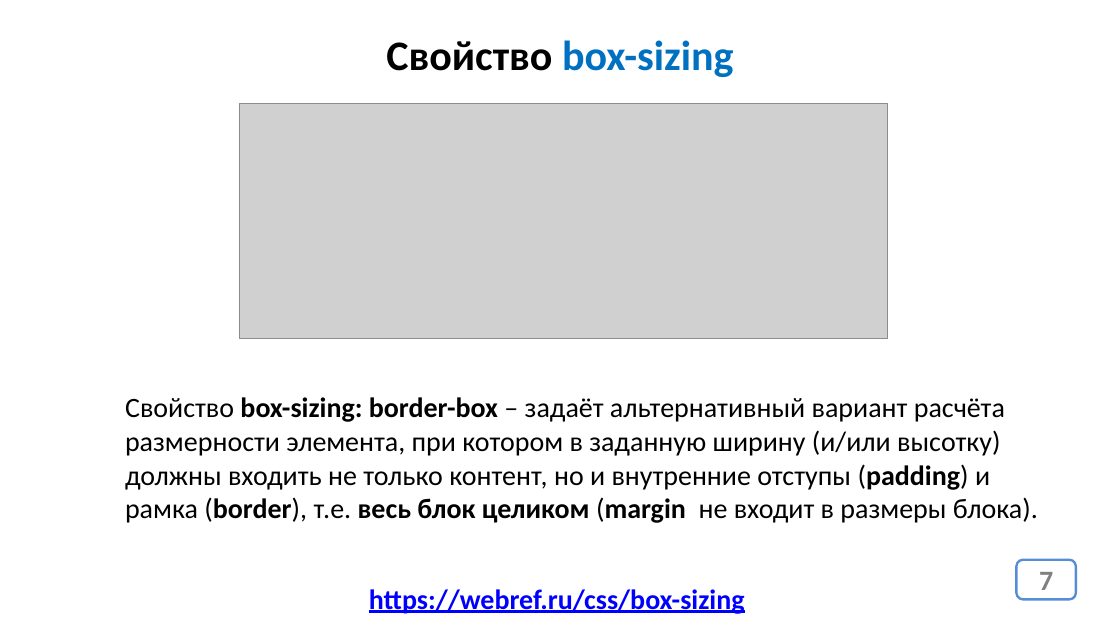
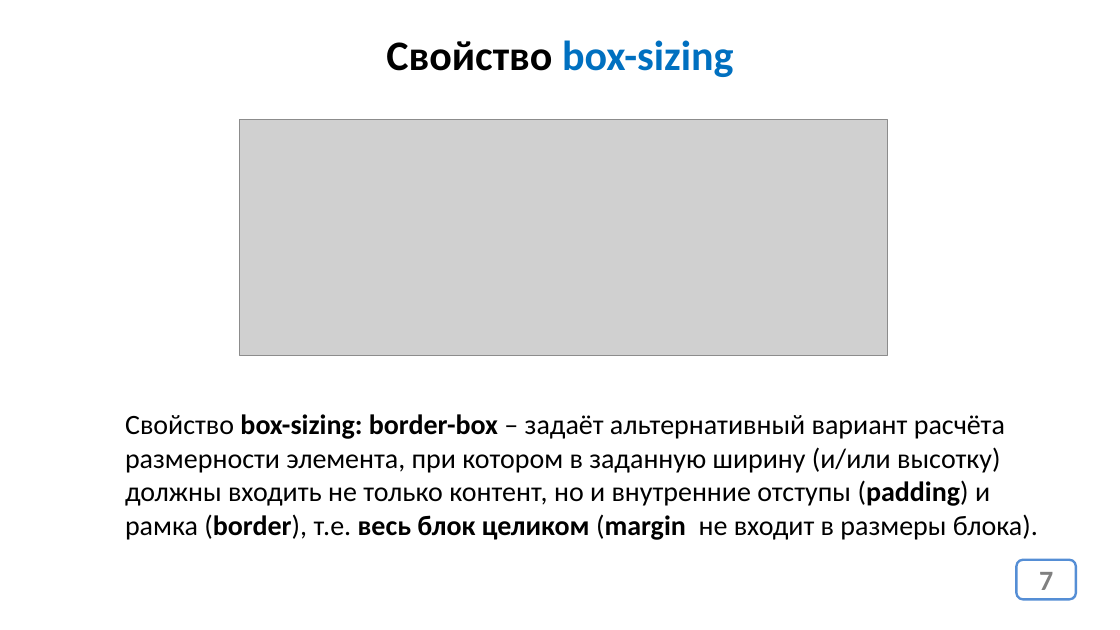
Before and after one commit to web44-ortdnipro/lesson04, a slide deck: slide 7 of lesson04.pptx. Drawn at 1120x630 pixels with LibreOffice and Linux fonts; fonts in the diff are those of the drawing; grey boxes stand for pictures. Boxes give left, top, right and bottom in pixels: in the first picture for what was removed or moved away, otherwise in the second. Text is boxed around its words. In the diff, an @@ line names an element or a change of style, - is before the commit and + after.

```diff
--- a/lesson04.pptx
+++ b/lesson04.pptx
@@ picture: place and size @@
-picture at <box>239,103,888,339</box>
+picture at <box>239,120,888,356</box>
@@ text "Свойство box-sizing: border-box – задаёт ...": place and size @@
-text "Свойство box-sizing: border-box – задаёт ..." at <box>125,397,1038,523</box>
+text "Свойство box-sizing: border-box – задаёт ..." at <box>125,414,1038,540</box>
@@ text removed at <box>369,589,745,614</box> @@
-https://webref.ru/css/box-sizing
```
Also in this commit, not shown: 9 other slides changed, 1 other file.
